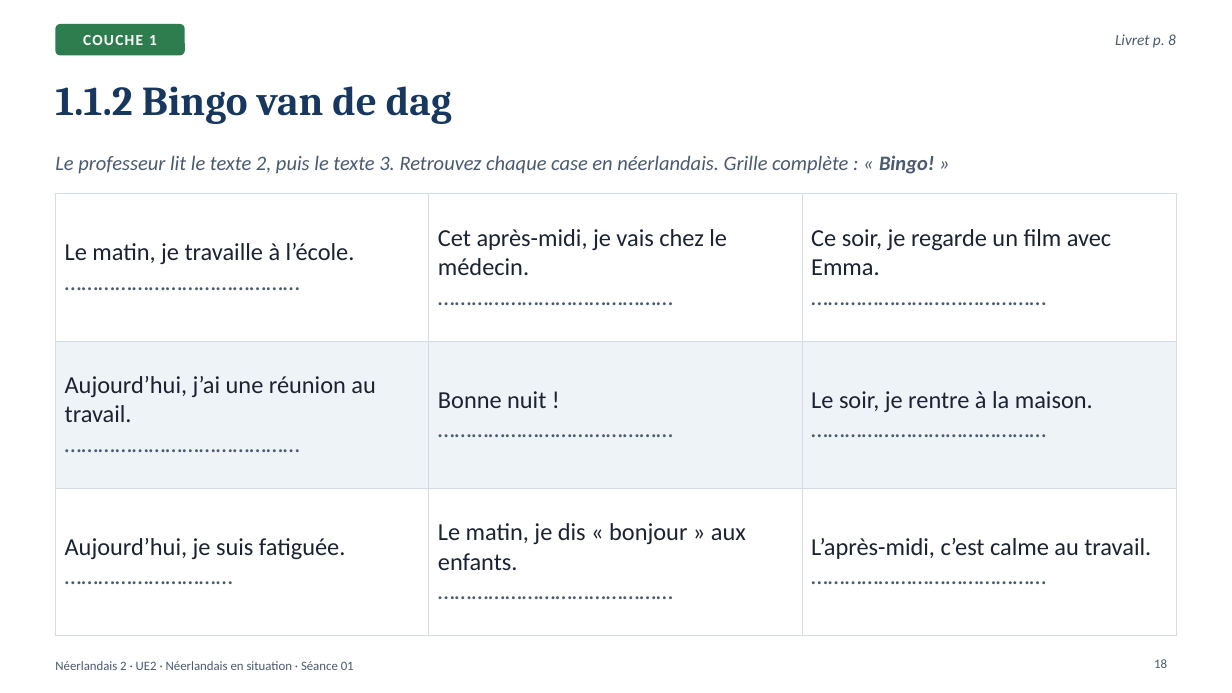
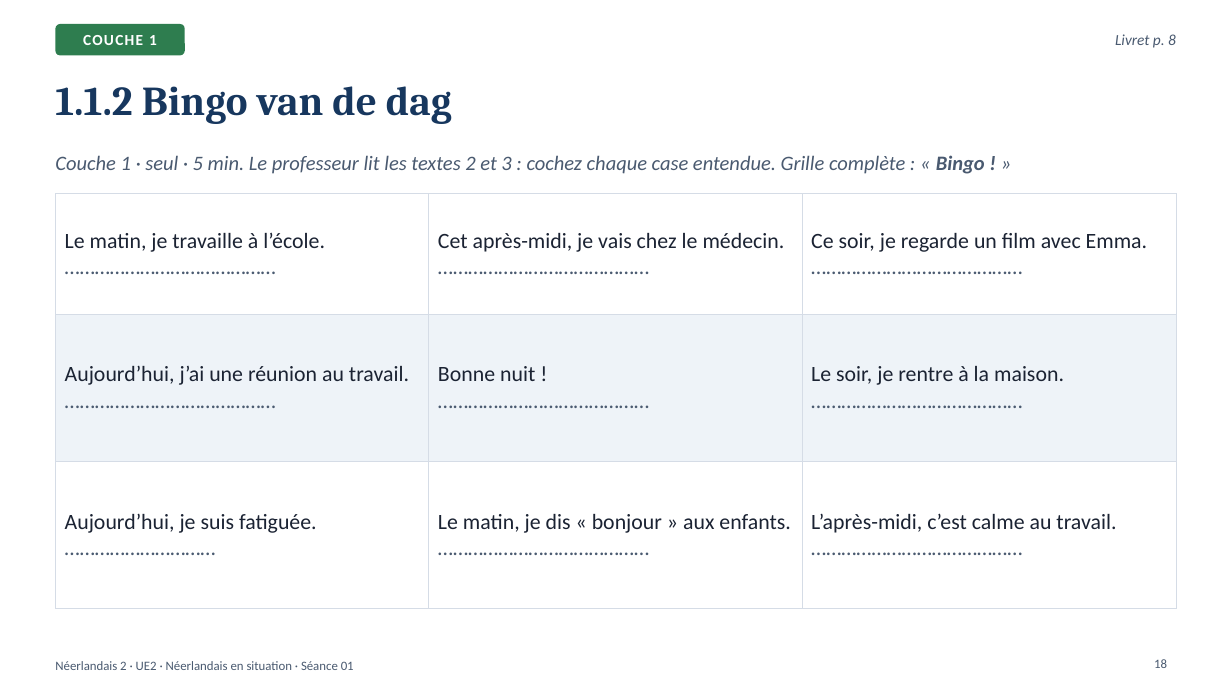
Before and after one commit to ajouniaux/talenleren, a slide deck: slide 18 of neerlandais2/powerpoints/Seance_01_Kennismaking_Goedemorgen.pptx. Drawn at 1232x693 pixels with LibreOffice and Linux fonts; fonts in the diff are those of the drawing. Boxes give left, top, right and bottom in pixels: in the first picture for what was removed or moved away, otherwise in the second. Text is boxed around its words. In the diff, an @@ line names an element or a change of style, - is before the commit and + after.

```diff
--- a/neerlandais2/powerpoints/Seance_01_Kennismaking_Goedemorgen.pptx
+++ b/neerlandais2/powerpoints/Seance_01_Kennismaking_Goedemorgen.pptx
@@ text at (x1=55, y1=155, x2=985, y2=174): text changed @@
-Le professeur lit le texte 2, puis le texte 3. Retrouvez chaque case en néerlandais. Grille complète : « Bingo! »
+Couche 1 · seul · 5 min. Le professeur lit les textes 2 et 3 : cochez chaque case entendue. Grille complète : « Bingo ! »
@@ table at (x1=55, y1=194, x2=1177, y2=537) @@
@@ size 19 to 17 pt @@
```
Also in this commit, not shown: 18 other slides changed, 1 other file.
